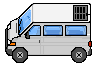
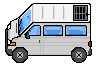
Layered file, before and after one edit (96 x 64). Changes by layer:
painted on "aussen" over [14, 6, 85, 62]
